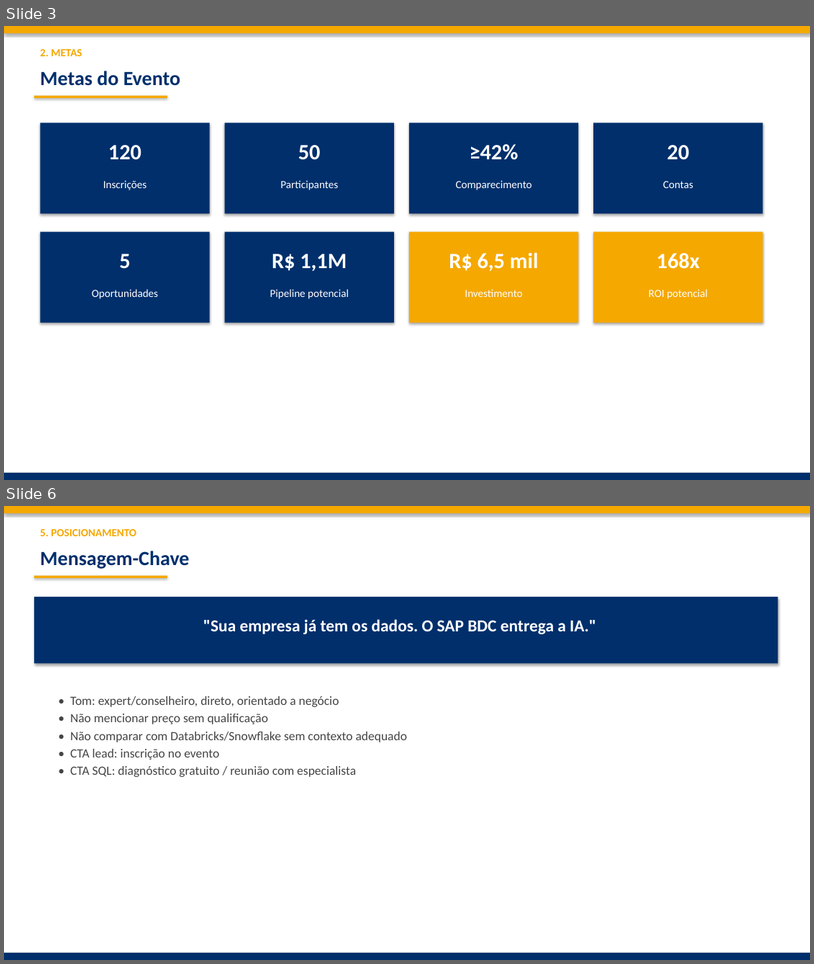
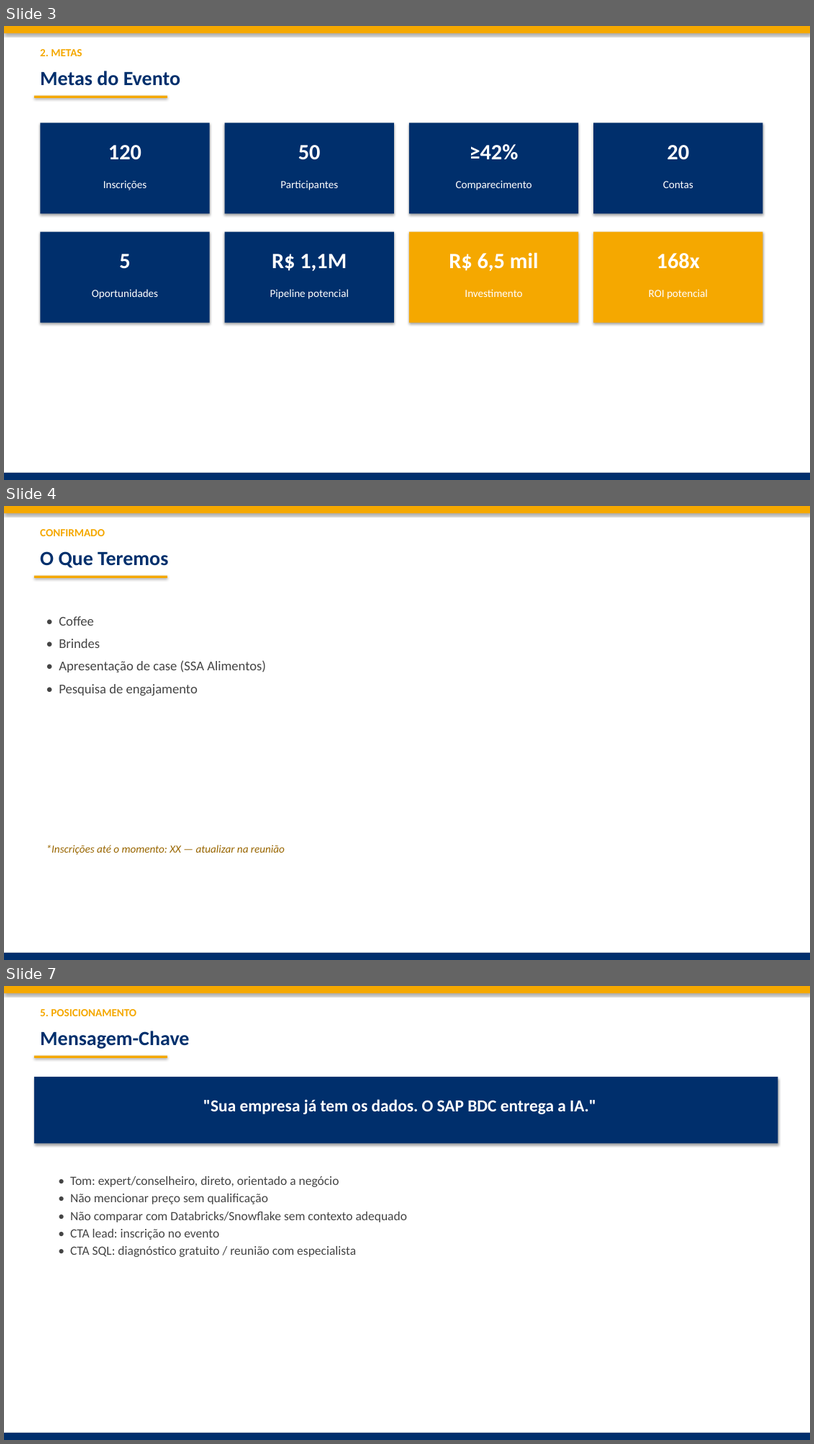
Before and after one commit to frsant96-gif/marketing-agents, a slide deck: eventos/sap-bdc-innovation-day-2026/SAP_BDC_Kickoff_16h_2026-08-14.pptx. Shown one above the other, each under a label of ours: slides 3 and 6 before the commit, slides 3, 4 and 7 after it; the slides between them are not shown. The pictures are 814x964 and 814x1444 pixels, drawn with LibreOffice and Linux fonts; fonts in the diff are those of the drawing. Boxes give left, top, right and bottom in pixels: in the first picture for what was removed or moved away, otherwise in the second. Text is boxed around its words. In the diff, an @@ line names an element or a change of style, - is before the commit and + after.

```diff
--- a/eventos/sap-bdc-innovation-day-2026/SAP_BDC_Kickoff_16h_2026-08-14.pptx
+++ b/eventos/sap-bdc-innovation-day-2026/SAP_BDC_Kickoff_16h_2026-08-14.pptx
@@ slide 4 added at [4, 506, 810, 960], background #FFFFFF @@
@@ rectangle added at [4, 506, 810, 513], fill #F5A800 @@
@@ text added at [40, 529, 105, 536], 13 pt, text #F5A800, bold @@
+CONFIRMADO
@@ text added at [40, 551, 168, 568], 24 pt, text #002F6C, bold @@
+O Que Teremos
@@ rectangle added at [34, 576, 167, 578], fill #F5A800 @@
@@ text added at [59, 616, 266, 695], 16 pt, text #444444 @@
+• Coffee
+• Brindes
+• Apresentação de case (SSA Alimentos)
+• Pesquisa de engajamento
@@ text added at [46, 844, 285, 854], 13 pt, text #996600, italic @@
+*Inscrições até o momento: XX — atualizar na reunião
@@ rectangle added at [4, 952, 810, 960], fill #002F6C @@
@@ what was slide 6 is now slide 7 @@
```
Also in this commit, not shown: 5 slides changed, 1 other file.
